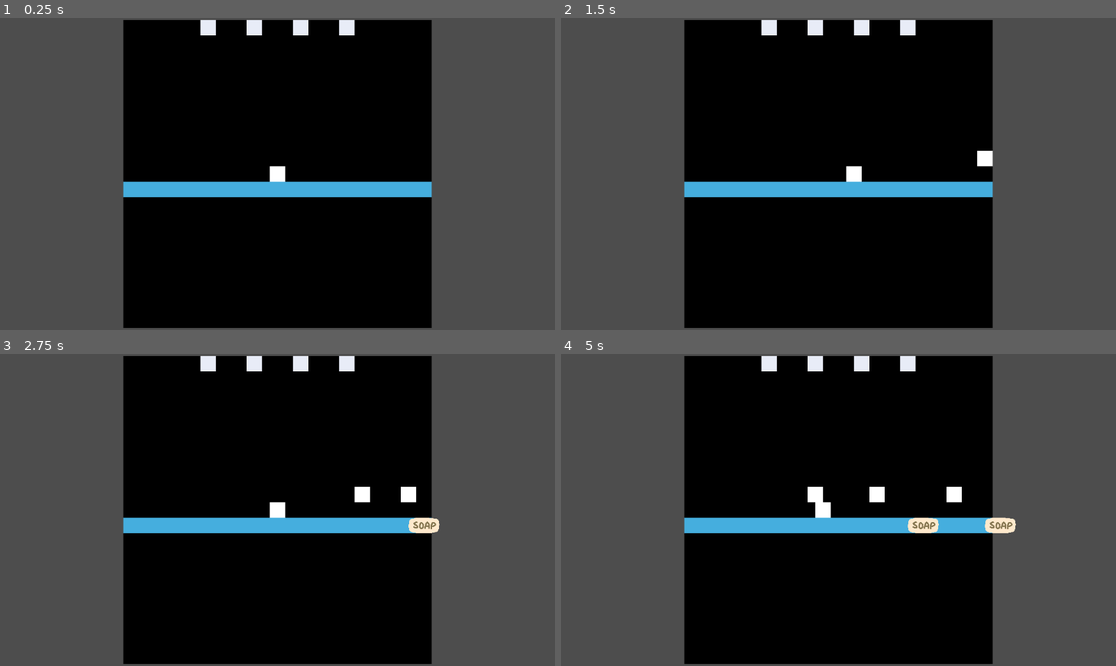
Above: before the commit, frames 1-4 (two rows, left to right).
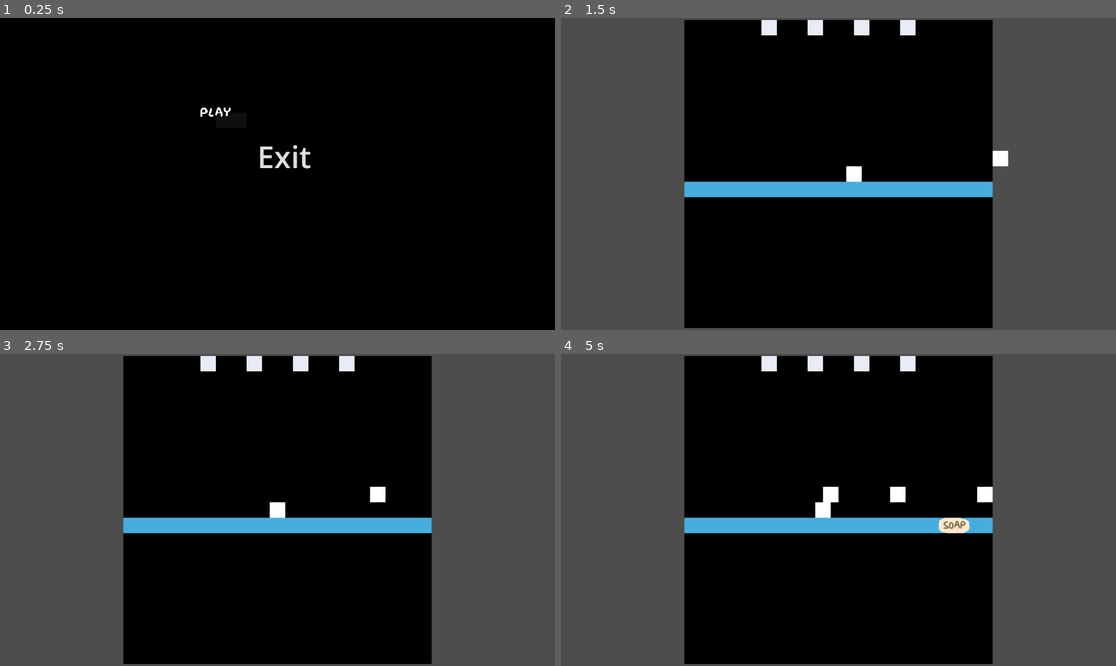
Above: after the commit, the same moments.

Repository: ChrisCee2/20gc3frogger
Game: Godot game, scene res://ui/main_menu.tscn
Two runs of this game, one before a commit and one after it. Both use one fixed random seed, a clock stepped at 60 frames per second and the inputs below. Before the commit the project starts from res://test_scene.tscn.
Inputs (mouse positions are in pixels of both pictures, inside the frame that each line leads up to):
- Up to frame 1 (0.25 s): no input
- Up to frame 2 (1.5 s): click (794, 120) at 0.52 s; tap Enter at 1.25 s; move the mouse to (960, 158) at 1.27 s; hold D (right) from 1.28 s (still down)
- Up to frame 3 (2.75 s): move the mouse to (166, 525) at 2.02 s; release D (right) at 2.03 s; hold S (down) from 2.03 s (still down)
- Up to frame 4 (5 s): move the mouse to (894, 441) at 2.77 s; release S (down) at 2.78 s; hold D (right) 2.78-3.53 s; move the mouse to (810, 572) at 3.52 s; hold W (up) 3.53-4.28 s; move the mouse to (1005, 556) at 4.27 s; hold A (left) from 4.28 s (still down)

The runs differ from the first frame. In frame 1, 49% of the frame differs, in the area x 0-100%, y 0-100%; in frame 2, 0.3%; in frame 3, 0.7%; in frame 4, 1.6%.

Commit message:
GC3-14: WIP Make animated sprite button

Diff:
--- a/project.godot
+++ b/project.godot
@@ -11,7 +11,7 @@
 [application]
 
 config/name="20gc3frogger"
-run/main_scene="uid://j3ka2q4kgsok"
+run/main_scene="uid://c35hauik4nvs6"
 config/features=PackedStringArray("4.4", "Forward Plus")
 config/icon="res://icon.svg"
 
--- /dev/null
+++ b/ui/animated_button.gd
@@ -0,0 +1,28 @@
+class_name AnimatedButton extends Button
+
+@export var sprite: Sprite2D
+@export var animation_player: AnimationPlayer
+
+var original_position: Vector2 = Vector2.ZERO
+
+func _ready() -> void:
+	play_animation("normal")
+	focus_entered.connect(_on_focus_entered)
+	focus_exited.connect(_on_focus_exited)
+	original_position = sprite.global_position
+
+func _process(delta: float) -> void:
+	sprite.global_position = global_position
+	size = sprite.get_rect().size
+	global_position = original_position
+
+func _on_focus_entered() -> void:
+	play_animation("focus")
+
+func _on_focus_exited() -> void:
+	play_animation("normal")
+
+func play_animation(animation_name: String):
+	if animation_player.has_animation(animation_name) and \
+	animation_player.current_animation != animation_name:
+		animation_player.play(animation_name)
--- /dev/null
+++ b/ui/animated_button.tscn
@@ -0,0 +1,11 @@
+[gd_scene load_steps=2 format=3 uid="uid://0vgeujdmi23w"]
+
+[ext_resource type="Script" uid="uid://r5s84h3hnl8x" path="res://ui/animated_button.gd" id="1_xa4a8"]
+
+[node name="AnimatedButton" type="Button"]
+anchors_preset = 15
+anchor_right = 1.0
+anchor_bottom = 1.0
+grow_horizontal = 2
+grow_vertical = 2
+script = ExtResource("1_xa4a8")
--- a/ui/main_menu.gd
+++ b/ui/main_menu.gd
@@ -3,10 +3,13 @@
 @onready var play_button: Button = $GridContainer/PlayButton
 @onready var exit_button: Button = $GridContainer/ExitButton
 
+@onready var play_button_ap: AnimationPlayer = $GridContainer/PlayButton/AnimationPlayer
+
 #var select_sfx: AudioStream = preload("res://Assets/SFX/MainSelectSFX.wav")
 #var hover_sfx: AudioStream = preload("res://Assets/SFX/MainHoverSFX.wav")
 
 func _ready() -> void:
+	play_button_ap.play("idle")
 	play_button.pressed.connect(start_game)
 	play_button.mouse_entered.connect(_on_enter)
 
--- a/ui/main_menu.tscn
+++ b/ui/main_menu.tscn
@@ -1,6 +1,47 @@
-[gd_scene load_steps=4 format=3 uid="uid://c35hauik4nvs6"]
+[gd_scene load_steps=9 format=3 uid="uid://c35hauik4nvs6"]
 
 [ext_resource type="Script" uid="uid://c6no1pcq8lf0c" path="res://ui/main_menu.gd" id="1_t7e0r"]
+[ext_resource type="Texture2D" uid="uid://dl7l8tl7n3y2h" path="res://sprites/sprite_sheets/play_button.png" id="2_0dkrt"]
+[ext_resource type="PackedScene" uid="uid://0vgeujdmi23w" path="res://ui/animated_button.tscn" id="2_wk0pr"]
+
+[sub_resource type="Animation" id="Animation_wk0pr"]
+length = 0.001
+tracks/0/type = "value"
+tracks/0/imported = false
+tracks/0/enabled = true
+tracks/0/path = NodePath("Sprite2D:frame")
+tracks/0/interp = 1
+tracks/0/loop_wrap = true
+tracks/0/keys = {
+"times": PackedFloat32Array(0),
+"transitions": PackedFloat32Array(1),
+"update": 1,
+"values": [0]
+}
+
+[sub_resource type="Animation" id="Animation_0dkrt"]
+resource_name = "normal"
+length = 0.45
+loop_mode = 1
+step = 0.01
+tracks/0/type = "value"
+tracks/0/imported = false
+tracks/0/enabled = true
+tracks/0/path = NodePath("Sprite2D:frame")
+tracks/0/interp = 1
+tracks/0/loop_wrap = true
+tracks/0/keys = {
+"times": PackedFloat32Array(0, 0.15, 0.3),
+"transitions": PackedFloat32Array(1, 1, 1),
+"update": 1,
+"values": [0, 1, 2]
+}
+
+[sub_resource type="AnimationLibrary" id="AnimationLibrary_rmr83"]
+_data = {
+&"RESET": SubResource("Animation_wk0pr"),
+&"normal": SubResource("Animation_0dkrt")
+}
 
 [sub_resource type="StyleBoxEmpty" id="StyleBoxEmpty_p3jrs"]
 
@@ -9,47 +50,57 @@
 [node name="MainMenu" type="Control"]
 texture_filter = 1
 layout_mode = 3
-anchors_preset = 15
-anchor_right = 1.0
-anchor_bottom = 1.0
+anchors_preset = 8
+anchor_left = 0.5
+anchor_top = 0.5
+anchor_right = 0.5
+anchor_bottom = 0.5
+offset_left = -128.0
+offset_top = -128.0
+offset_right = 128.0
+offset_bottom = 128.0
 grow_horizontal = 2
 grow_vertical = 2
 script = ExtResource("1_t7e0r")
 
-[node name="GridContainer" type="GridContainer" parent="."]
-texture_filter = 1
+[node name="ColorRect" type="ColorRect" parent="."]
 layout_mode = 1
 anchors_preset = 8
 anchor_left = 0.5
 anchor_top = 0.5
 anchor_right = 0.5
 anchor_bottom = 0.5
-offset_left = -142.0
-offset_top = -77.0
-offset_right = 142.0
-offset_bottom = 77.0
+offset_left = -50000.0
+offset_top = -50000.0
+offset_right = 50000.0
+offset_bottom = 50000.0
 grow_horizontal = 2
 grow_vertical = 2
+color = Color(0, 0, 0, 1)
+
+[node name="GridContainer" type="GridContainer" parent="."]
+texture_filter = 1
+layout_mode = 0
+offset_right = 284.0
+offset_bottom = 154.0
 theme_override_constants/v_separation = 40
 
-[node name="PlayButton" type="Button" parent="GridContainer"]
+[node name="PlayButton" parent="GridContainer" node_paths=PackedStringArray("sprite", "animation_player") instance=ExtResource("2_wk0pr")]
+layout_mode = 2
+size_flags_horizontal = 4
+size_flags_vertical = 4
+sprite = NodePath("Sprite2D")
+animation_player = NodePath("AnimationPlayer")
+
+[node name="Sprite2D" type="Sprite2D" parent="GridContainer/PlayButton"]
 texture_filter = 1
-layout_mode = 2
-size_flags_horizontal = 6
-size_flags_vertical = 4
-theme_override_font_sizes/font_size = 63
-theme_override_styles/focus = SubResource("StyleBoxEmpty_p3jrs")
-theme_override_styles/disabled_mirrored = SubResource("StyleBoxEmpty_p3jrs")
-theme_override_styles/disabled = SubResource("StyleBoxEmpty_p3jrs")
-theme_override_styles/hover_pressed_mirrored = SubResource("StyleBoxEmpty_p3jrs")
-theme_override_styles/hover_pressed = SubResource("StyleBoxEmpty_p3jrs")
-theme_override_styles/hover_mirrored = SubResource("StyleBoxEmpty_at0u2")
-theme_override_styles/hover = SubResource("StyleBoxEmpty_p3jrs")
-theme_override_styles/pressed_mirrored = SubResource("StyleBoxEmpty_p3jrs")
-theme_override_styles/pressed = SubResource("StyleBoxEmpty_p3jrs")
-theme_override_styles/normal_mirrored = SubResource("StyleBoxEmpty_p3jrs")
-theme_override_styles/normal = SubResource("StyleBoxEmpty_p3jrs")
-text = "Play"
+texture = ExtResource("2_0dkrt")
+hframes = 3
+
+[node name="AnimationPlayer" type="AnimationPlayer" parent="GridContainer/PlayButton"]
+libraries = {
+&"": SubResource("AnimationLibrary_rmr83")
+}
 
 [node name="ExitButton" type="Button" parent="GridContainer"]
 texture_filter = 1
Binary file added: sprites/aseprite/play_button.aseprite
Binary file added: sprites/sprite_sheets/play_button.png
Not shown, added: sprites/sprite_sheets/play_button.png.import
Not shown, added: ui/animated_button.gd.uid
